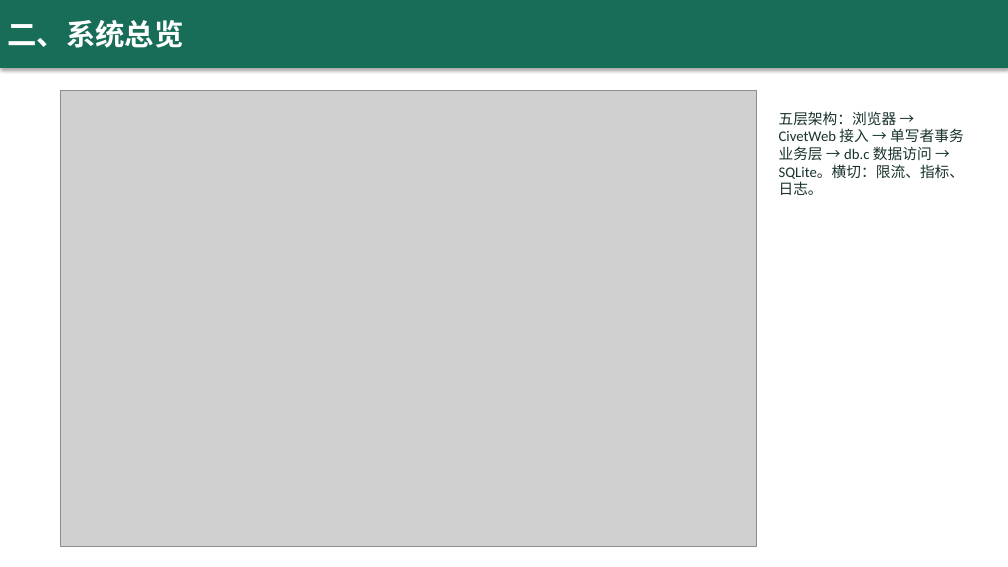
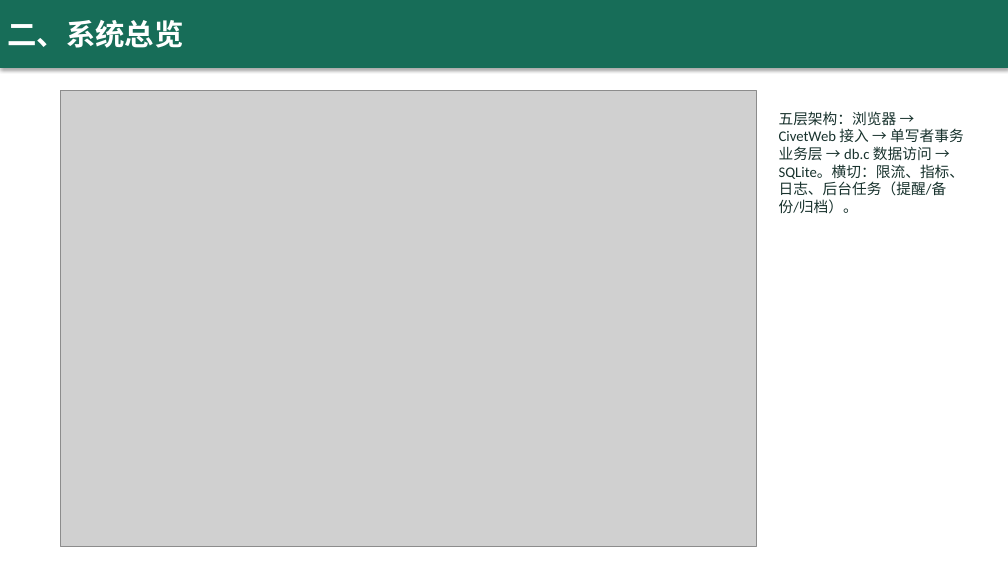
Before and after one commit to yq6666-66/lab-booking-system, a slide deck: slide 3 of docs/thesis/答辩演示.pptx. Drawn at 1008x567 pixels with LibreOffice and Linux fonts; fonts in the diff are those of the drawing; grey boxes stand for pictures. Boxes give left, top, right and bottom in pixels: in the first picture for what was removed or moved away, otherwise in the second. Text is boxed around its words. In the diff, an @@ line names an element or a change of style, - is before the commit and + after.

```diff
--- a/docs/thesis/答辩演示.pptx
+++ b/docs/thesis/答辩演示.pptx
@@ text at (779, 111, 965, 214): text changed @@
-五层架构：浏览器 → CivetWeb 接入 → 单写者事务业务层 → db.c 数据访问 → SQLite。横切：限流、指标、日志。
+五层架构：浏览器 → CivetWeb 接入 → 单写者事务业务层 → db.c 数据访问 → SQLite。横切：限流、指标、日志、后台任务（提醒/备份/归档）。
```
Also in this commit, not shown: 7 other slides changed, 1 slide added, 7 other files.
